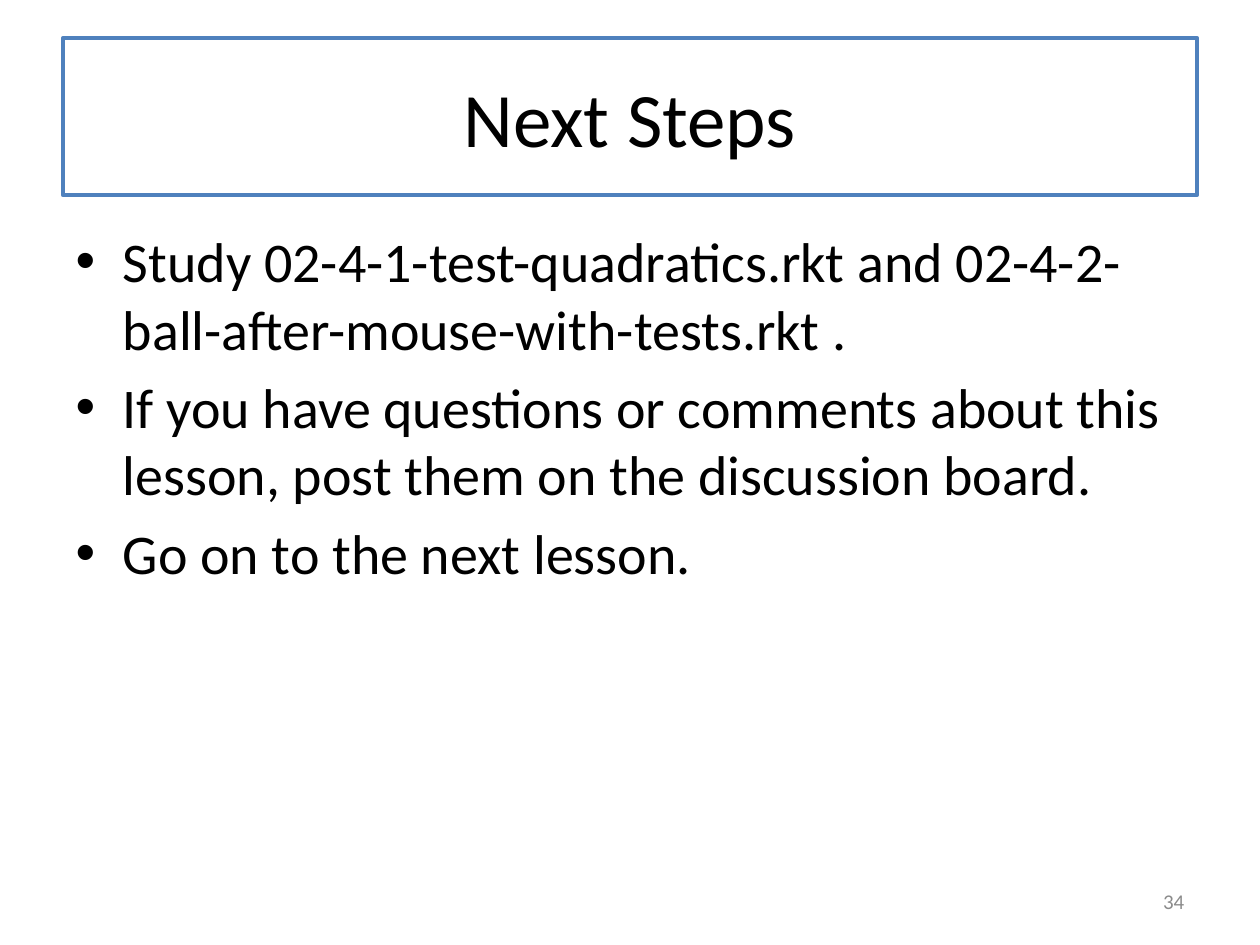
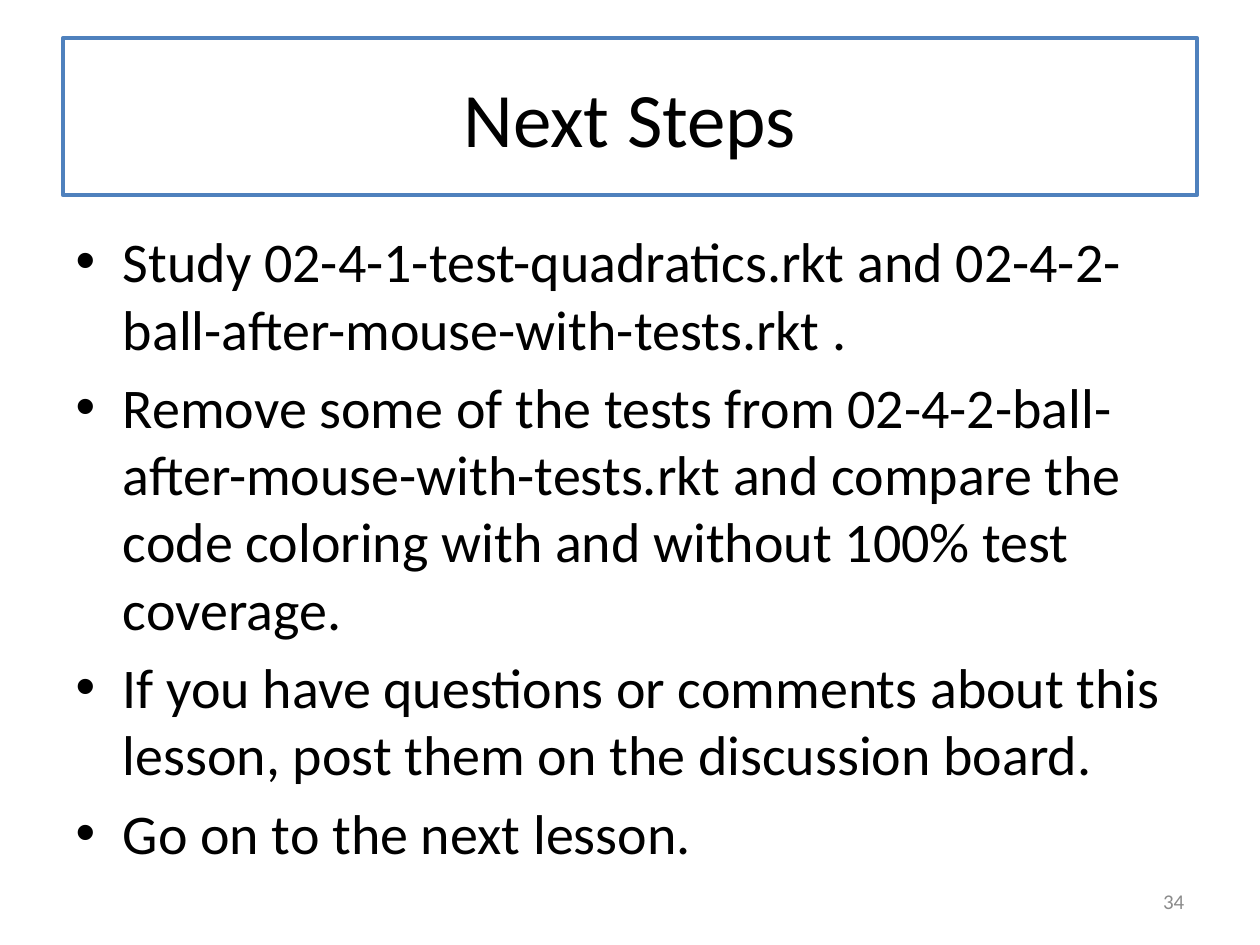
Before and after one commit to mwand/cs5010f17, a slide deck: slide 34 of Slides/Lesson 2.4 Testing.pptx. Drawn at 1260x945 pixels with LibreOffice and Linux fonts; fonts in the diff are those of the drawing. Boxes give left, top, right and bottom in pixels: in the first picture for what was removed or moved away, otherwise in the second. Text is boxed around its words. In the diff, an @@ line names an element or a change of style, - is before the commit and + after.

```diff
--- a/Slides/Lesson 2.4 Testing.pptx
+++ b/Slides/Lesson 2.4 Testing.pptx
@@ text at (123,389,1120,640): paragraph added @@
+• Remove some of the tests from 02-4-2-ball-after-mouse-with-tests.rkt and compare the code coloring with and without 100% test coverage.
```
Also in this commit, not shown: 2 other slides changed, 8 other files.
